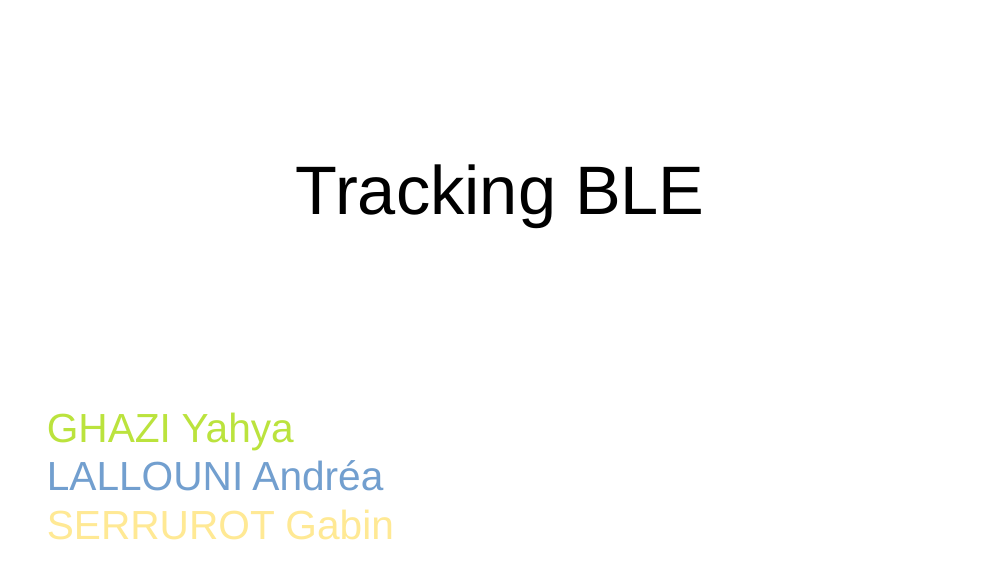
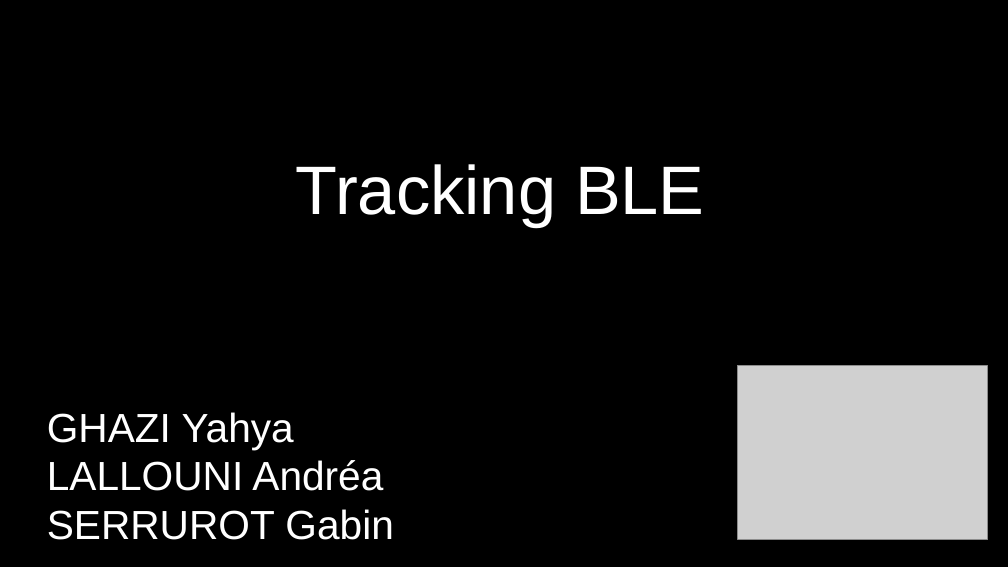
Before and after one commit to Gabin221/Tracking-BLE-documents, a slide deck: slide 1 of Revues/Revues1/presentation_yahya_andrea_gabin.odp. Drawn at 1008x567 pixels with LibreOffice and Linux fonts; fonts in the diff are those of the drawing; grey boxes stand for pictures; background and template pictures are left out. Boxes give left, top, right and bottom in pixels: in the first picture for what was removed or moved away, otherwise in the second. Text is boxed around its words. In the diff, an @@ line names an element or a change of style, - is before the commit and + after.

```diff
--- a/Revues/Revues1/presentation_yahya_andrea_gabin.odp
+++ b/Revues/Revues1/presentation_yahya_andrea_gabin.odp
@@ background #FFFFFF to #000000 @@
@@ title "Tracking BLE" at bbox=[296, 164, 704, 227]: text colour #000000 to #FFFFFF @@
@@ picture added at bbox=[738, 366, 988, 541] @@
@@ title "GHAZI Yahya LALLOUNI Andréa SERRUROT ..." at bbox=[47, 412, 393, 540]: text colour #BBE33D to #FFFFFF in "GHAZI Yahya"; text colour #729FCF to #FFFFFF in "LALLOUNI Andréa"; text colour #FFE994 to #FFFFFF in "SERRUROT Gabin" @@
```
Also in this commit, not shown: 21 slides added, 1 other file.
